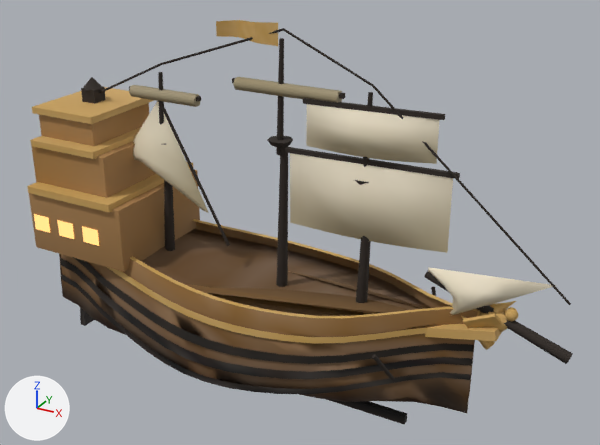
An edit to the glTF model public/pharosville/models/garden-hero-titan.glb, drawn before and after from the same camera.
Before and after are seen from a 50 mm camera at (10.2, -15.37, 11.17) aimed at (1.67, 0.14, 3.42). Arrows for +X, +Y and +Z are at lower left; the lights stay in place. The first picture is the older version. Where no turn or scale is listed for an object, it has been applied to the vertices. Vertices at exactly the same position are counted once.

The first picture shows 'glow-hull', 'sail-hull', 'spar-hull', 'wood-hull'.
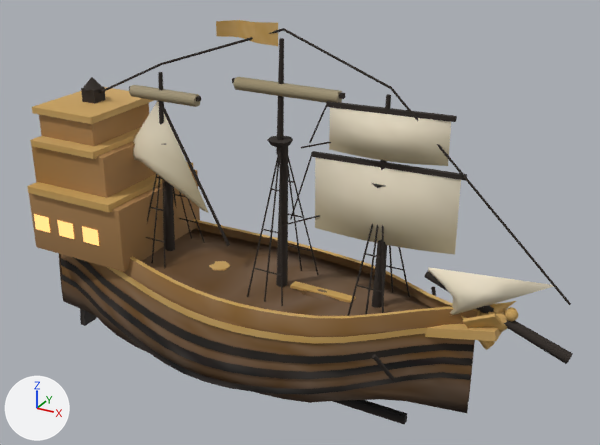
What changed in the scene script:
```text
Change me_mesh_0:
    remove me_mesh_0.from_pydata(...)  # 903 vertices, 1330 faces; spans x -5.29..6.91, y -2.25..2.25, z -1.1..7.98
    add me_mesh_0.from_pydata(...)  # 1117 vertices, 1702 faces; spans x -5.29..6.91, y -2.25..2.25, z -1.1..7.98
    me_mesh_0 part 1: a new loose piece, a 6-sided cylinder along z spanning x -0.784..-0.316, y -0.27..0.27, z 1.75..1.83, in mat_hero_wood
    me_mesh_0 part 2: a new loose piece, a box spanning x 1.55..3.15, y -0.12..0.12, z 1.795..1.865, in mat_hero_wood
    me_mesh_0 part 3: a new loose piece of 26 vertices spanning x 1.5..3.12, y -0.32..0.32, z 1.44..1.88, in mat_hero_wood
    me_mesh_0 part 4: 108 vertices moved from x -5.2..6.05, y -2.17..2.2, z -0.5..2.08 to x -5.2..6.05, y -2.04..2.14, z -0.64..1.86; 56 vertices removed from x -5.22..6.05, y -2.2..2.11, z -0.5..2.35; 176 vertices added at x -5.28..6.05, y -2.2..2.2, z -0.64..2.35
    other edits to the shape of me_mesh_0 do not show in these pictures
Change me_mesh_1:
    remove me_mesh_1.from_pydata(...)  # 263 vertices, 452 faces; spans x -4.45..8.09, y -1.79..1.78, z 0.97..7.88
    add me_mesh_1.from_pydata(...)  # 653 vertices, 1092 faces; spans x -4.45..8.09, y -1.79..1.78, z 0.97..7.88
    me_mesh_1 part 5: the loose piece of 16 vertices spanning x 3.21..3.54, y -0.14..0.13, z 1.6..4.76 is moved by (0.4, 0.0, 0.0)
    me_mesh_1 part 6: the loose piece of 14 vertices spanning x 3.26..3.45, y -0.08..0.08, z 4.51..6.75 is moved by (0.4, 0.0, 0.0)
    me_mesh_1 part 7: the loose piece of 16 vertices spanning x 3.05..3.64, y -0.3..0.27, z 4.75..4.87 is moved by (0.4, 0.0, 0.0)
    me_mesh_1 part 8: the loose piece of 8 vertices spanning x 1.46..5.38, y -0.17..0.17, z 5.19..5.29 is scaled about its middle by (0.876, 0.895, 1), then moved by (0.4, 0.0, 0.0)
    me_mesh_1 part 9: the loose piece of 10 vertices spanning x -2.14..-0.21, y -0.05..0.05, z 2.43..5.92 is copied, and the copy is multiplied about its middle by the matrix ((-0.194, 0.349, -0.312), (0.271, 0.359, 0.233), (0.382, -0.077, -0.325)), then moved by (2.92, 0.05, 0.15); it spans x 1.38..2.12, y -0.12..0.21, z 3.41..5.25
    me_mesh_1 part 10: the loose piece of 8 vertices spanning x 1.9..4.98, y -0.19..0.19, z 6.36..6.47 is scaled about its middle by (0.897, 0.908, 1), then moved by (0.4, 0.0, 0.0)
    me_mesh_1 part 11: the loose piece of 10 vertices spanning x -2.14..-0.21, y -0.05..0.05, z 2.43..5.92 is copied, and the copy is multiplied about its middle by the matrix ((-0.042, 0.247, -0.19), (0.179, 0.176, 0.189), (0.255, -0.083, -0.164)), then moved by (3.35, 0.04, 1.72); it spans x 1.87..2.48, y -0.14..0.22, z 5.37..6.42
    me_mesh_1 part 12: 7 vertices moved from x 3.43..3.47, y -0.03..0.03, z 6.87..6.93 to x 3.83..3.87, y -0.03..0.03, z 6.87..6.93; 234 vertices added at x 0.78..5.54, y -0.96..0.96, z 1.5..6.43
    me_mesh_1 part 13: 116 vertices added at x -2.44..-1.56, y -0.9..0.9, z 1.74..4.76
    other edits to the shape of me_mesh_1 do not show in these pictures
Change me_mesh_2:
    where me_mesh_2.from_pydata(...)  # 196 vertices, 288 faces; spans x -3.6..7.6, y -0.52..0.15, z 1.7..6.68
    me_mesh_2 part 14: the loose piece of 54 vertices spanning x 1.57..5.27, y -0.36..0.08, z 3.42..5.2 is multiplied about its middle by the matrix ((0.876, -0.007, 0.0), (-0.007, 1.0, 0.0), (0.0, 0.0, 1.0)), then moved by (0.4, 0.0, 0.0)
    me_mesh_2 part 15: the loose piece of 54 vertices spanning x 2.0..4.88, y -0.36..0.1, z 5.34..6.38 is multiplied about its middle by the matrix ((0.897, -0.009, 0.0), (-0.009, 0.999, 0.0), (0.0, 0.0, 1.0)), then moved by (0.4, 0.0, 0.0)
```

Changed parts and their boxes [x1, y1, x2, y2] in the pictures (600 x 445 px; the box of a moved part takes in the faces that stretch with it):
part 1 of me_mesh_0, added: after [209, 261, 230, 271]
part 2 of me_mesh_0, added (orange): after [290, 281, 356, 303]
part 3 of me_mesh_0, added (mostly hidden): after [299, 288, 340, 301]
part 4 of me_mesh_0, moved or reshaped: before [61, 257, 474, 413]; after [61, 254, 474, 413]
part 5 of me_mesh_1, moved or reshaped: before [356, 236, 371, 303]; after [372, 240, 387, 308]
part 6 of me_mesh_1, moved or reshaped: before [363, 92, 373, 167]; after [380, 94, 391, 170]
part 7 of me_mesh_1, moved or reshaped: before [355, 180, 369, 185]; after [372, 183, 386, 188]
part 8 of me_mesh_1, moved or reshaped: before [285, 147, 460, 179]; after [311, 151, 467, 181]
part 9 of me_mesh_1, added: after [290, 156, 312, 220]
part 10 of me_mesh_1, moved or reshaped: before [303, 98, 445, 120]; after [326, 101, 457, 122]
part 11 of me_mesh_1, added: after [309, 105, 327, 143]
part 12 of me_mesh_1, built on: before [283, 29, 571, 305]; after [247, 28, 571, 316]
part 13 of me_mesh_1, added: after [146, 174, 205, 269]
part 14 of me_mesh_2, moved or reshaped: before [290, 153, 453, 253]; after [315, 158, 461, 255]
part 15 of me_mesh_2, moved or reshaped: before [306, 104, 440, 164]; after [329, 107, 451, 166]
